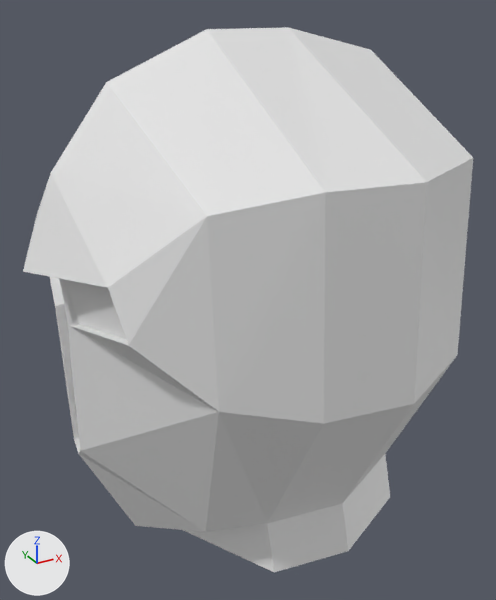
The OBJ model Resources/Boss_Head/Boss_Head.obj: old version first, new version second.
One viewpoint serves both versions: a 50 mm lens placed at (-1.83, -3.27, 1.66), pointed at (-0.02, 0.01, 0.02). Arrows for +X, +Y and +Z are at lower left; the lights stay in place. Where no turn or scale is listed for an object, it has been applied to the vertices.

Objects in the first picture: '立方体.007'.
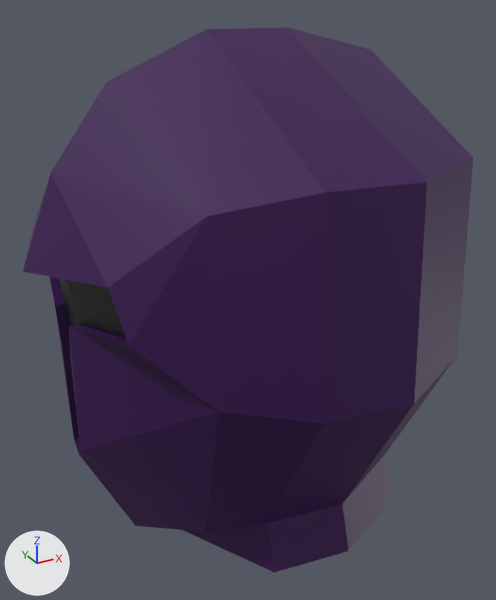
Edits to the bpy script that builds the scene:
```text
Add img_headtex_png:
    img_headtex_png = load_image('HeadTex.png', 'HeadTex.png', 1024, 1024, 'sRGB')
Add mat_マテリアル_008:
    mat_マテリアル_008 = principled_material('マテリアル.008')
    mat_マテリアル_008.texture = img_headtex_png
Change me_立方体_007:
    where me_立方体_007.from_pydata(...)  # 72 vertices, 142 faces; spans x -1.28..1.38, y -1.2..1.21, z -1.35..1.52
    add me_立方体_007.materials.append(mat_マテリアル_008)  # picture img_headtex_png
```

Location of each change, [x1, y1, x2, y2] in pixels of the pictures (496 x 600 px):
'立方体.007', recoloured (white to purple): [23, 27, 473, 573] in both
